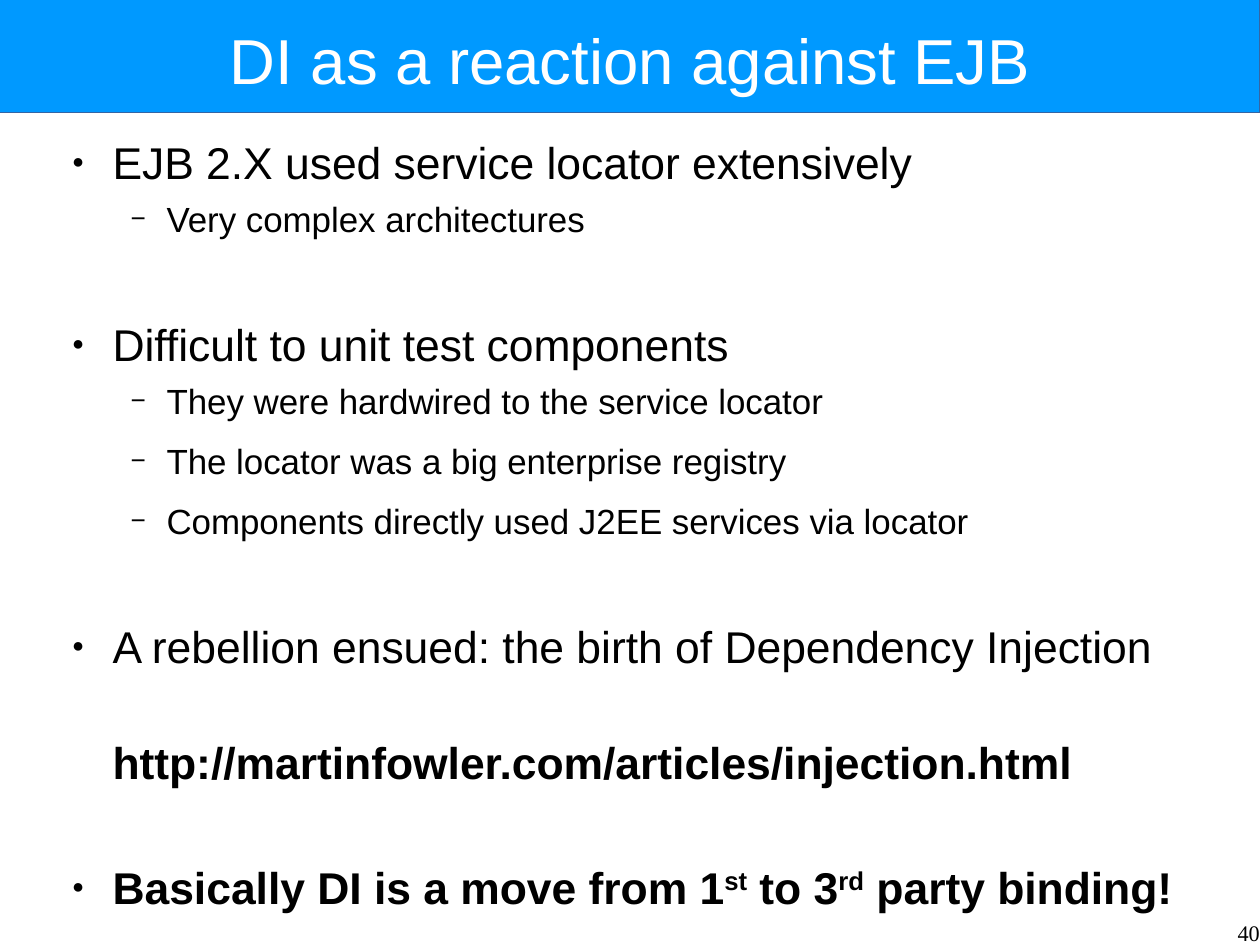
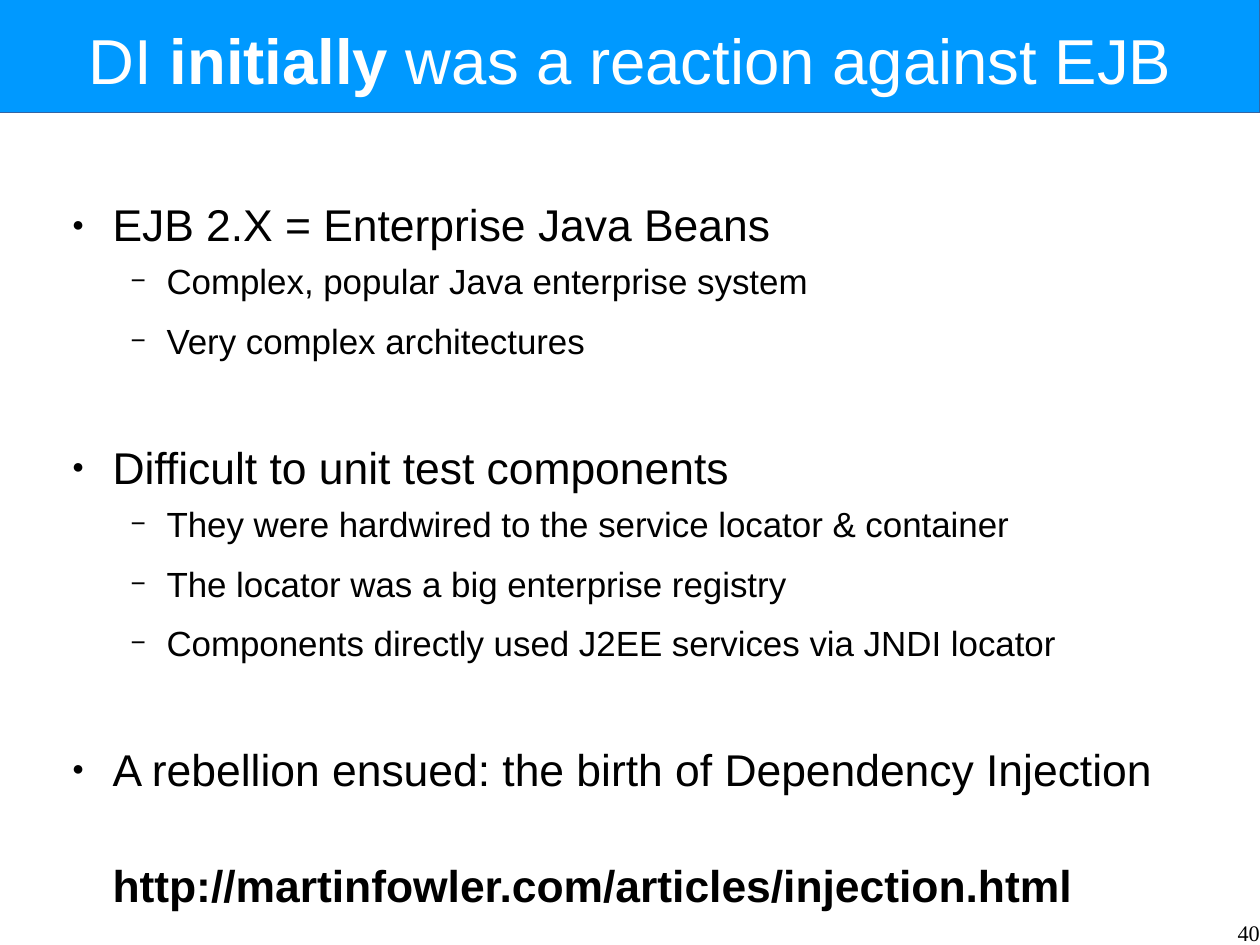
Before and after one commit to Intrinsarc/intrinsarc-evolve, a slide deck: slide 40 of Academic Work/lectures/components.odp. Drawn at 1260x945 pixels with LibreOffice and Linux fonts; fonts in the diff are those of the drawing. Boxes give left, top, right and bottom in pixels: in the first picture for what was removed or moved away, otherwise in the second. Text is boxed around its words. In the diff, an @@ line names an element or a change of style, - is before the commit and + after.

```diff
--- a/Academic Work/lectures/components.odp
+++ b/Academic Work/lectures/components.odp
@@ title at (89,38,1171,96): text changed @@
-DI as a reaction against EJB
+DI initially was a reaction against EJB
@@ text at (113,208,807,301): text changed; size 28 to 22 pt @@
-● EJB 2.X used service locator extensively
+● EJB 2.X = Enterprise Java Beans
+  − Complex, popular Java enterprise system
@@ text at (167,511,1008,544): text changed @@
-  − They were hardwired to the service locator
+  − They were hardwired to the service locator & container
@@ text at (167,630,1056,663): text changed @@
-  − Components directly used J2EE services via locator
+  − Components directly used J2EE services via JNDI locator
@@ text at (113,871,1172,914): paragraph removed @@
-● Basically DI is a move from 1st to 3rd party binding!
```
Also in this commit, not shown: 13 other slides changed, 8 slides added, 4 slides removed, 5 other files.
